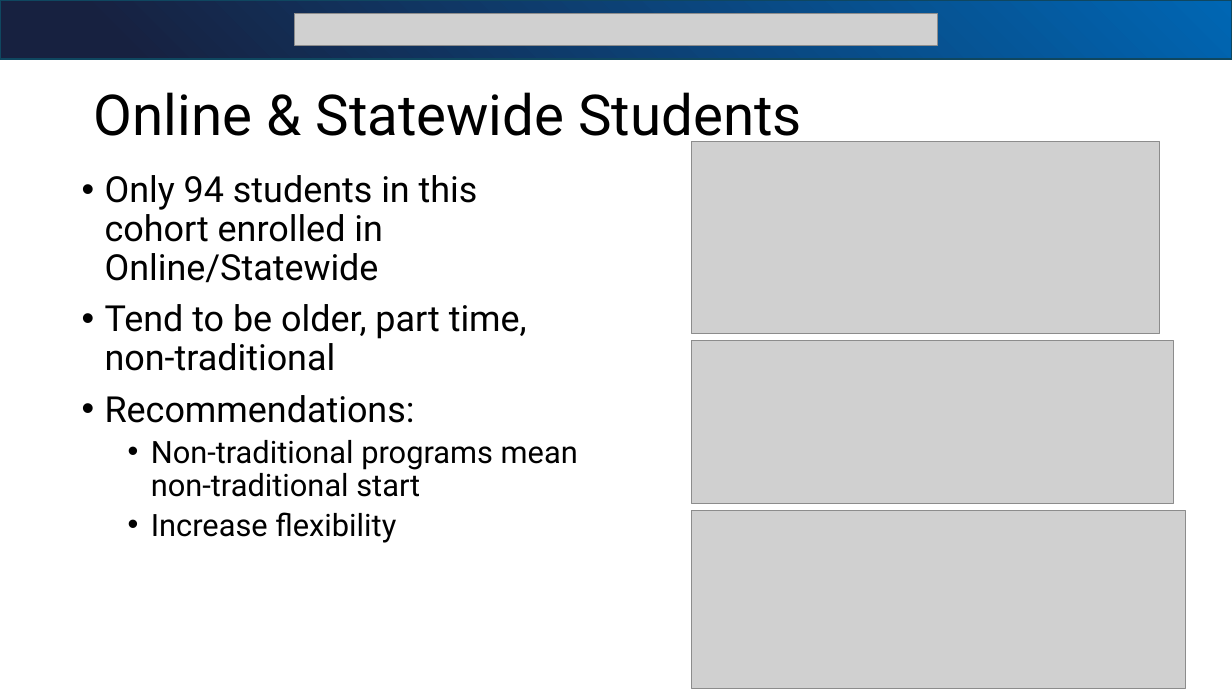
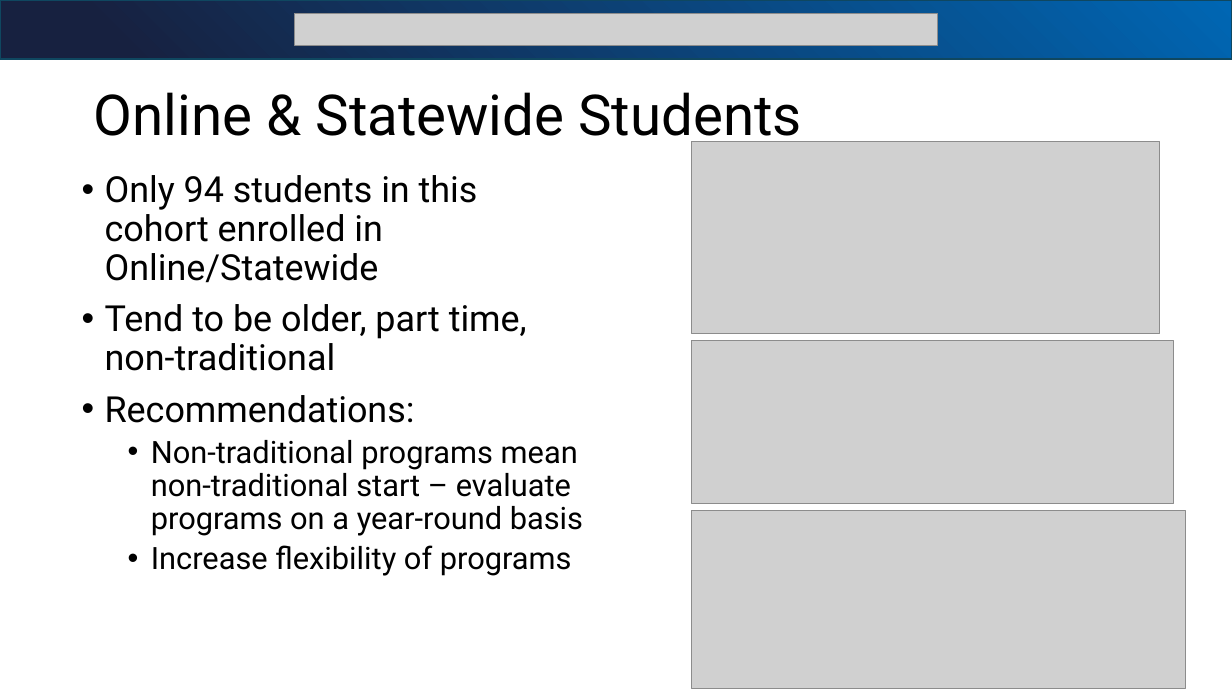
Before and after one commit to bjjefferies/bia_sr_sem_presentation, a slide deck: slide 12 of BIA_SEM_Presentation1.pptx (slide 13 before the commit). Drawn at 1232x693 pixels with LibreOffice and Linux fonts; fonts in the diff are those of the drawing; grey boxes stand for pictures. Boxes give left, top, right and bottom in pixels: in the first picture for what was removed or moved away, otherwise in the second. Text is boxed around its words. In the diff, an @@ line names an element or a change of style, - is before the commit and + after.

```diff
--- a/BIA_SEM_Presentation1.pptx
+++ b/BIA_SEM_Presentation1.pptx
@@ text at box(151, 440, 583, 576): text changed @@
-  • Non-traditional programs mean non-traditional start
-  • Increase flexibility
+  • Non-traditional programs mean non-traditional start – evaluate programs on a year-round basis
+  • Increase flexibility of programs
```
Also in this commit, not shown: 6 other slides changed, 4 slides added, 4 slides removed, 5 other files.
